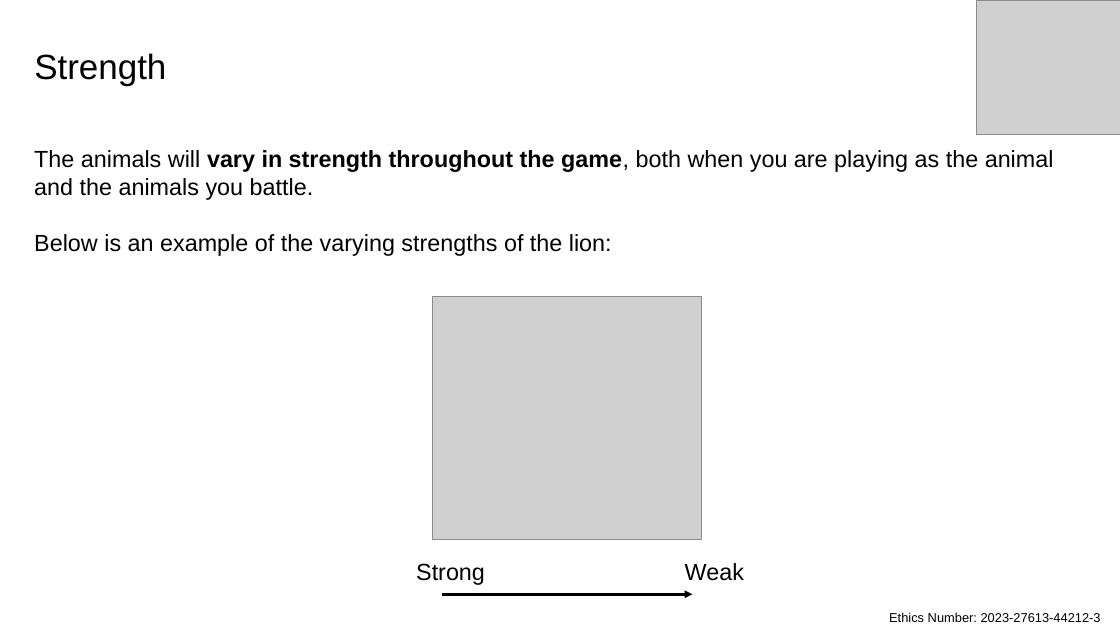
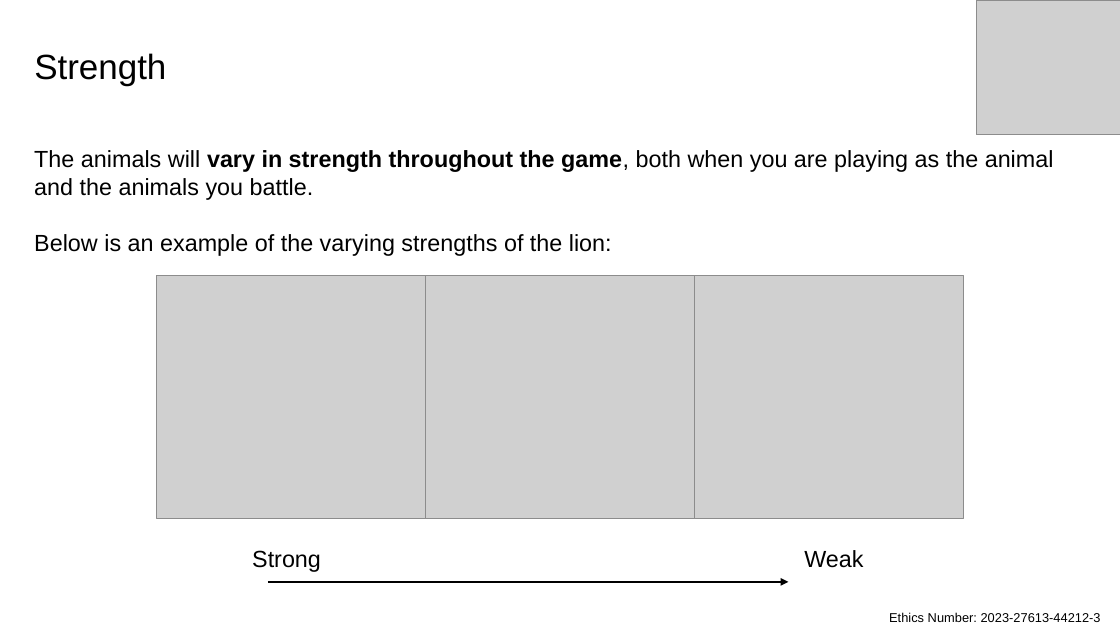
Before and after one commit to ANDLabUniMelb/Task_Prep, a slide deck: slide 16 of NewTasks/Before Scan 1. Briefing.pptx. Drawn at 1120x630 pixels with LibreOffice and Linux fonts; fonts in the diff are those of the drawing; grey boxes stand for pictures. Boxes give left, top, right and bottom in pixels: in the first picture for what was removed or moved away, otherwise in the second. Text is boxed around its words. In the diff, an @@ line names an element or a change of style, - is before the commit and + after.

```diff
--- a/NewTasks/Before Scan 1. Briefing.pptx
+++ b/NewTasks/Before Scan 1. Briefing.pptx
@@ picture added at (156, 276, 425, 518) @@
@@ picture: place and size @@
-picture at (433, 297, 702, 539)
+picture at (426, 276, 695, 518)
@@ picture added at (695, 276, 964, 518) @@
@@ text "Strong": place and size @@
-text "Strong" at (416, 563, 485, 585)
+text "Strong" at (252, 550, 321, 572)
@@ text "Weak": place and size @@
-text "Weak" at (685, 563, 744, 581)
+text "Weak" at (804, 550, 863, 568)
@@ arrow moved from (442, 594) - (692, 594) to (268, 582) - (789, 582) @@
```
Also in this commit, not shown: 3 other slides changed, 22 other files.
